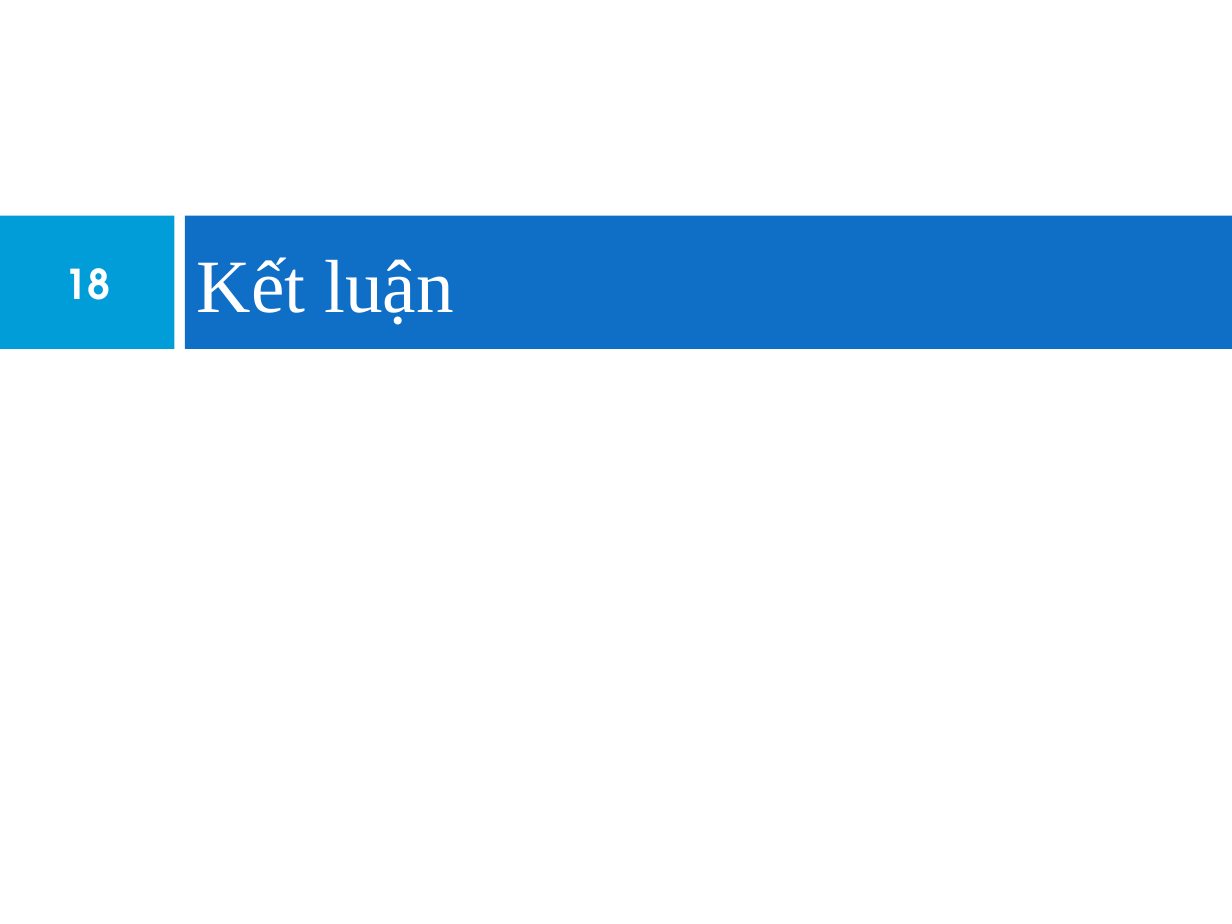
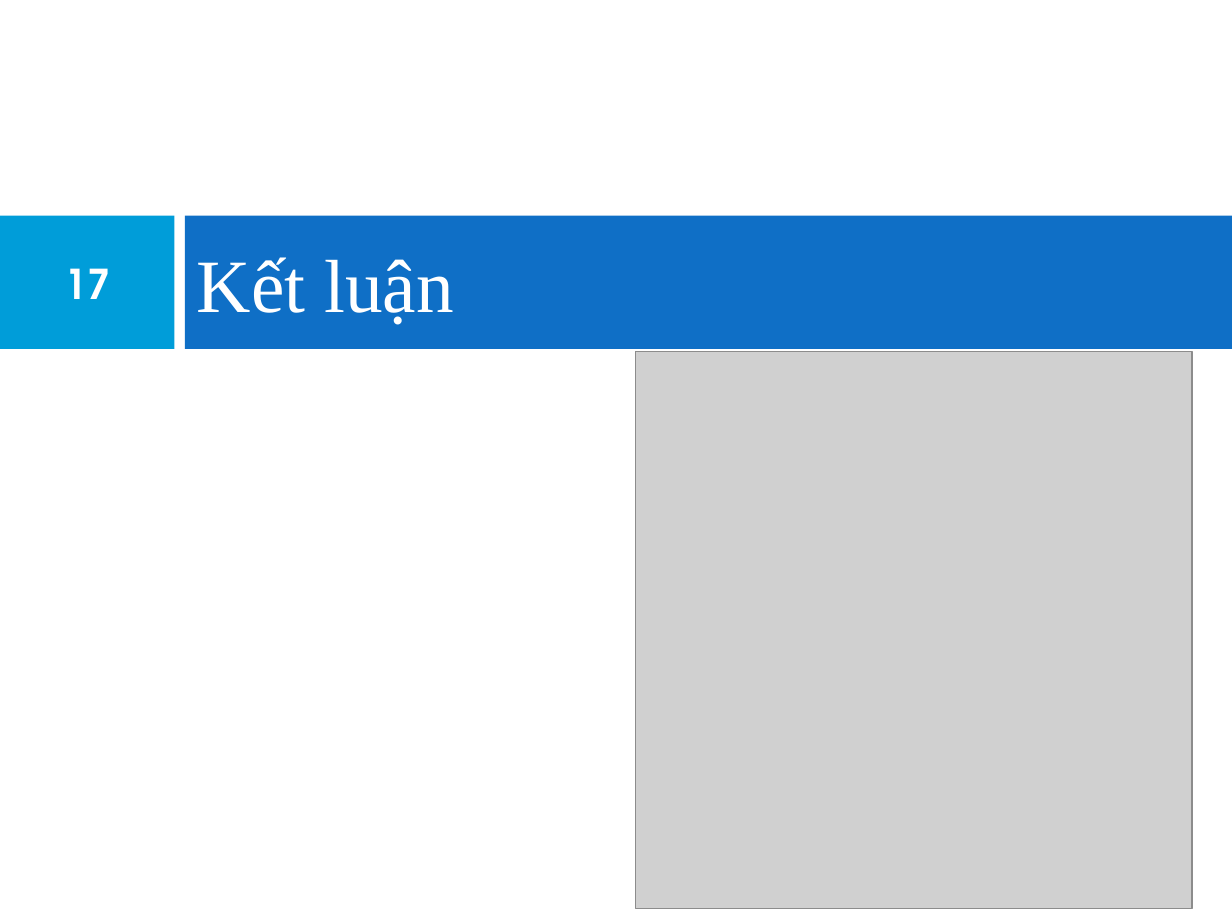
Before and after one commit to khanhduy94/jobzoom, a slide deck: slide 17 of Documents/JobZoom Presentation.pptx (slide 18 before the commit). Drawn at 1232x924 pixels with LibreOffice and Linux fonts; fonts in the diff are those of the drawing; grey boxes stand for pictures. Boxes give left, top, right and bottom in pixels: in the first picture for what was removed or moved away, otherwise in the second. Text is boxed around its words. In the diff, an @@ line names an element or a change of style, - is before the commit and + after.

```diff
--- a/Documents/JobZoom Presentation.pptx
+++ b/Documents/JobZoom Presentation.pptx
@@ page number at [64,268,110,299]: text changed @@
-18
+17
@@ picture added at [636,351,1193,908] @@
```
Also in this commit, not shown: 6 other slides changed, 1 slide removed.
